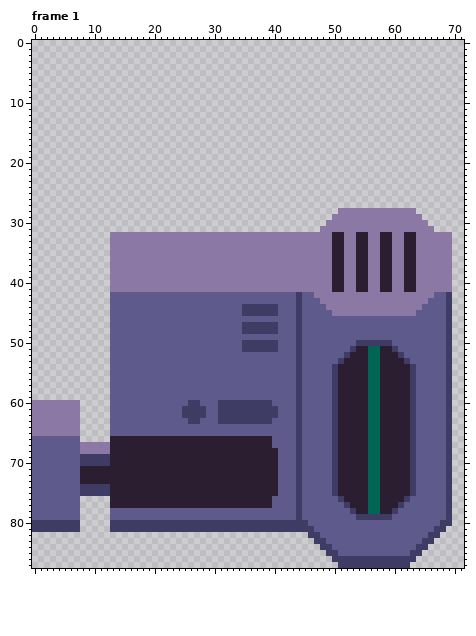
A pixel-art file gets an edit: Generator/Generator.aseprite. This is how it looked before the edit.
72x88 pixels, 24 frames. Shown: frame 1. The commit also changed other frames, which this record leaves out.
After:
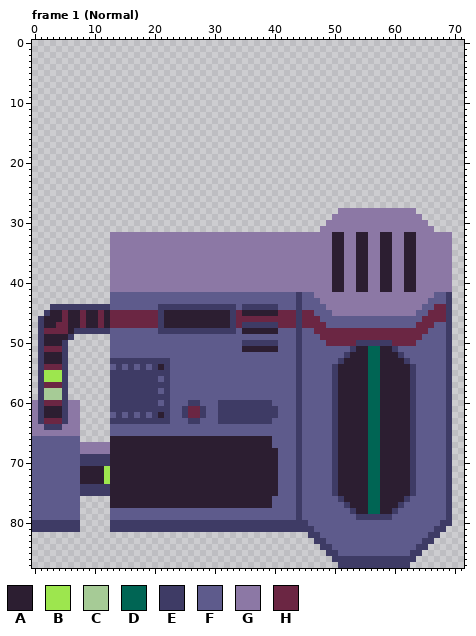
Palette (. is transparent): A #2c1e31  B #9de64e  C #a6cb96  D #006554  E #3e3b65  F #5e5b8c  G #8c78a5  H #6b2643
The exact change:
layer "Slider" added
layer "Pipe" added
--- frame 1 (Normal), layers "Pipe", "Slider", "Base"
@@ x 0..71 @@
 43 .............FFFFFFFFFFFFFFFFFFFFFFFFFFFFFFFEFFFGGGGGGGGGGGGGGGGGGFFFE..
-44 .............FFFFFFFFFFFFFFFFFFFFFFEEEEEEFFFEFFFFGGGGGGGGGGGGGGGGFFFFE..
-45 .............FFFFFFFFFFFFFFFFFFFFFFEEEEEEFFFEFFFFFGGGGGGGGGGGGGGFFFFFE..
-46 .............FFFFFFFFFFFFFFFFFFFFFFFFFFFFFFFEFFFFFFFFFFFFFFFFFFFFFFFFE..
-47 .............FFFFFFFFFFFFFFFFFFFFFFEEEEEEFFFEFFFFFFFFFFFFFFFFFFFFFFFFE..
-48 .............FFFFFFFFFFFFFFFFFFFFFFEEEEEEFFFEFFFFFFFFFFFFFFFFFFFFFFFFE..
-49 .............FFFFFFFFFFFFFFFFFFFFFFFFFFFFFFFEFFFFFFFFFFFFFFFFFFFFFFFFE..
-50 .............FFFFFFFFFFFFFFFFFFFFFFEEEEEEFFFEFFFFFFFFFEEEEEEFFFFFFFFFE..
-51 .............FFFFFFFFFFFFFFFFFFFFFFEEEEEEFFFEFFFFFFFFEAADDAAEFFFFFFFFE..
-52 .............FFFFFFFFFFFFFFFFFFFFFFFFFFFFFFFEFFFFFFFEAAADDAAAEFFFFFFFE..
-53 .............FFFFFFFFFFFFFFFFFFFFFFFFFFFFFFFEFFFFFFEAAAADDAAAAEFFFFFFE..
-54 .............FFFFFFFFFFFFFFFFFFFFFFFFFFFFFFFEFFFFFEAAAAADDAAAAAEFFFFFE..
-55 .............FFFFFFFFFFFFFFFFFFFFFFFFFFFFFFFEFFFFFEAAAAADDAAAAAEFFFFFE..
-56 .............FFFFFFFFFFFFFFFFFFFFFFFFFFFFFFFEFFFFFEAAAAADDAAAAAEFFFFFE..
-57 .............FFFFFFFFFFFFFFFFFFFFFFFFFFFFFFFEFFFFFEAAAAADDAAAAAEFFFFFE..
-58 .............FFFFFFFFFFFFFFFFFFFFFFFFFFFFFFFEFFFFFEAAAAADDAAAAAEFFFFFE..
-59 .............FFFFFFFFFFFFFFFFFFFFFFFFFFFFFFFEFFFFFEAAAAADDAAAAAEFFFFFE..
-60 GGGGGGGG.....FFFFFFFFFFFFFEEFFFEEEEEEEEEFFFFEFFFFFEAAAAADDAAAAAEFFFFFE..
-61 GGGGGGGG.....FFFFFFFFFFFFEEEEFFEEEEEEEEEEFFFEFFFFFEAAAAADDAAAAAEFFFFFE..
-62 GGGGGGGG.....FFFFFFFFFFFFEEEEFFEEEEEEEEEEFFFEFFFFFEAAAAADDAAAAAEFFFFFE..
-63 GGGGGGGG.....FFFFFFFFFFFFFEEFFFEEEEEEEEEFFFFEFFFFFEAAAAADDAAAAAEFFFFFE..
-64 GGGGGGGG.....FFFFFFFFFFFFFFFFFFFFFFFFFFFFFFFEFFFFFEAAAAADDAAAAAEFFFFFE..
+44 ...EEEEEEEEEEFFFFFFFFEEEEEEEEEEEEEFEEEEEEFFFEFFFFGGGGGGGGGGGGGGGGFFHHE..
+45 ..EAAHAAHAAHAHHHHHHHHEAAAAAAAAAAAEHAAAAAAHHHEHHFFFGGGGGGGGGGGGGGFFHHHE..
+46 .EAAAHAAHAAHAHHHHHHHHEAAAAAAAAAAAEHHHHHHHHHHEHHHFFFFFFFFFFFFFFFFFHHHHE..
+47 .EAAHHAAHAAHAHHHHHHHHEAAAAAAAAAAAEHEEEEEEHHHEHHHHFFFFFFFFFFFFFFFHHHFFE..
+48 .EHHHHAEEEEEEFFFFFFFFEEEEEEEEEEEEEFAAAAAAFFFEFFHHHHHHHHHHHHHHHHHHHFFFE..
+49 .EAAAAE......FFFFFFFFFFFFFFFFFFFFFFFFFFFFFFFEFFFHHHHHHHHHHHHHHHHHFFFFE..
+50 .EAAAE.......FFFFFFFFFFFFFFFFFFFFFFEEEEEEFFFEFFFFHHHHHEEEEEEHHHHFFFFFE..
+51 .EHHHE.......FFFFFFFFFFFFFFFFFFFFFFAAAAAAFFFEFFFFFFFFEAADDAAEFFFFFFFFE..
+52 .EAAAE.......FFFFFFFFFFFFFFFFFFFFFFFFFFFFFFFEFFFFFFFEAAADDAAAEFFFFFFFE..
+53 .EAAAE.......EEEEEEEEEEFFFFFFFFFFFFFFFFFFFFFEFFFFFFEAAAADDAAAAEFFFFFFE..
+54 .EHHHE.......FEFEFEFEAEFFFFFFFFFFFFFFFFFFFFFEFFFFFEAAAAADDAAAAAEFFFFFE..
+55 .EBBBE.......EEEEEEEEEEFFFFFFFFFFFFFFFFFFFFFEFFFFFEAAAAADDAAAAAEFFFFFE..
+56 .EBBBE.......EEEEEEEEFEFFFFFFFFFFFFFFFFFFFFFEFFFFFEAAAAADDAAAAAEFFFFFE..
+57 .EHHHE.......EEEEEEEEEEFFFFFFFFFFFFFFFFFFFFFEFFFFFEAAAAADDAAAAAEFFFFFE..
+58 .ECCCE.......EEEEEEEEFEFFFFFFFFFFFFFFFFFFFFFEFFFFFEAAAAADDAAAAAEFFFFFE..
+59 .ECCCE.......EEEEEEEEEEFFFFFFFFFFFFFFFFFFFFFEFFFFFEAAAAADDAAAAAEFFFFFE..
+60 GEHHHEGG.....EEEEEEEEFEFFFEEFFFEEEEEEEEEFFFFEFFFFFEAAAAADDAAAAAEFFFFFE..
+61 GEAAAEGG.....EEEEEEEEEEFFEHHEFFEEEEEEEEEEFFFEFFFFFEAAAAADDAAAAAEFFFFFE..
+62 GEAAAEGG.....FEFEFEFEAEFFEHHEFFEEEEEEEEEEFFFEFFFFFEAAAAADDAAAAAEFFFFFE..
+63 GEHHHEGG.....EEEEEEEEEEFFFEEFFFEEEEEEEEEFFFFEFFFFFEAAAAADDAAAAAEFFFFFE..
+64 GGEEEGGG.....FFFFFFFFFFFFFFFFFFFFFFFFFFFFFFFEFFFFFEAAAAADDAAAAAEFFFFFE..
 65 GGGGGGGG.....FFFFFFFFFFFFFFFFFFFFFFFFFFFFFFFEFFFFFEAAAAADDAAAAAEFFFFFE..
@@ x 10..14 @@
 70 EEEAA
-71 AAAAA
-72 AAAAA
-73 AAAAA
+71 AABAA
+72 AABAA
+73 AABAA
 74 EEEAA
Where, in picture pixels (left, top, right, bottom), the same in both pictures:
changed: (38, 304, 446, 430)
changed: (104, 466, 110, 484)
